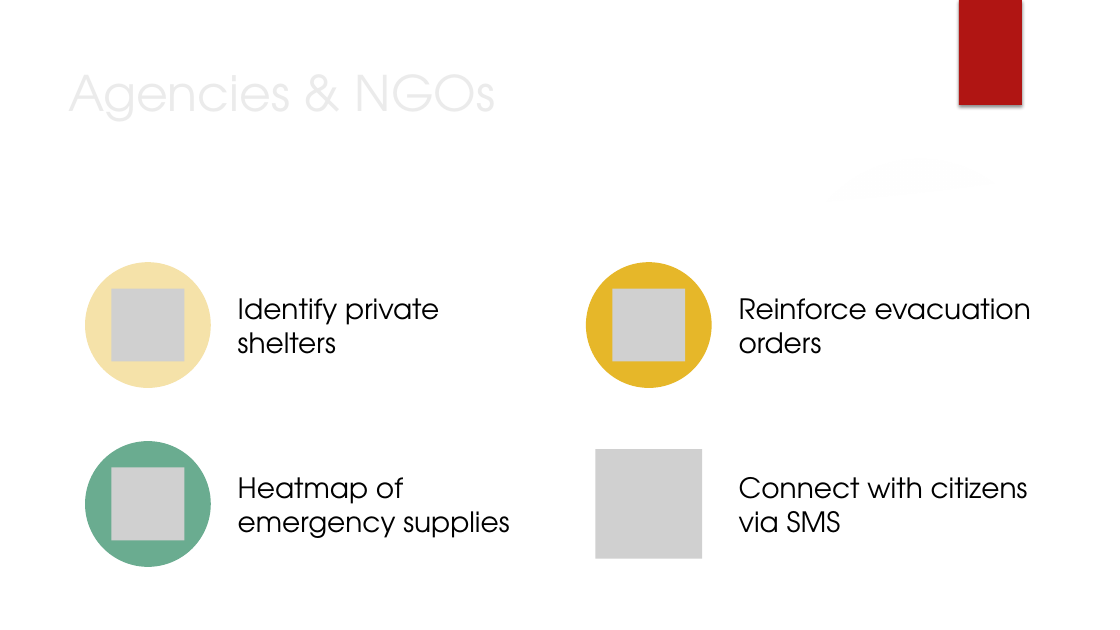
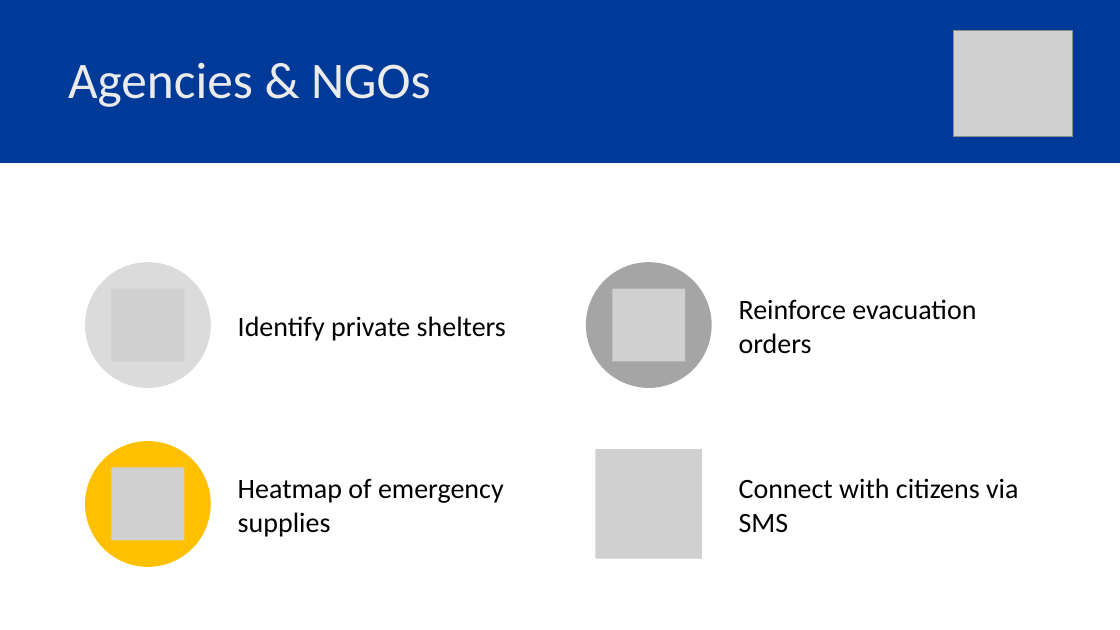
Before and after one commit to brystmar/prepare, a slide deck: slide 3 of presentation/AngelHack 2019 Slides.pptx. Drawn at 1120x630 pixels with LibreOffice and Linux fonts; fonts in the diff are those of the drawing; grey boxes stand for pictures; background and template pictures are left out. Boxes give left, top, right and bottom in pixels: in the first picture for what was removed or moved away, otherwise in the second. Text is boxed around its words. In the diff, an @@ line names an element or a change of style, - is before the commit and + after.

```diff
--- a/presentation/AngelHack 2019 Slides.pptx
+++ b/presentation/AngelHack 2019 Slides.pptx
@@ rectangle added at [0, 0, 1120, 163], fill #003A98 @@
@@ rectangle removed at [959, 0, 1022, 105] @@
@@ title "Agencies & NGOs": place and size @@
-title "Agencies & NGOs" at [60, 58, 910, 151]
+title "Agencies & NGOs" at [68, 62, 431, 107]
@@ title "Agencies & NGOs" at [68, 62, 431, 107]: size 42 to 44 pt, font TeX Gyre Adventor to Calibri; line spacing 1 to 0.9; vertical alignment top to middle @@
@@ picture added at [954, 31, 1073, 137] @@
@@ freeform shape removed at [802, 134, 1120, 210] @@
@@ freeform shape removed at [0, 162, 1120, 630] @@
@@ ellipse removed at [791, 154, 1049, 413] @@
@@ ellipse at [85, 262, 211, 388]: fill #F5E2A9 to #DBDBDB @@
@@ ellipse at [586, 262, 712, 388]: fill #E6B729 to #A5A5A5 @@
@@ ellipse at [85, 441, 211, 567]: fill #6AAC90 to #FFC000 @@
@@ font TeX Gyre Adventor to Calibri in 4 elements at [238, 316, 506, 341], [739, 299, 976, 354], [238, 478, 504, 537], [739, 478, 1018, 533] @@
```
Also in this commit, not shown: 3 other slides changed, 1 slide added, 1 slide removed.
